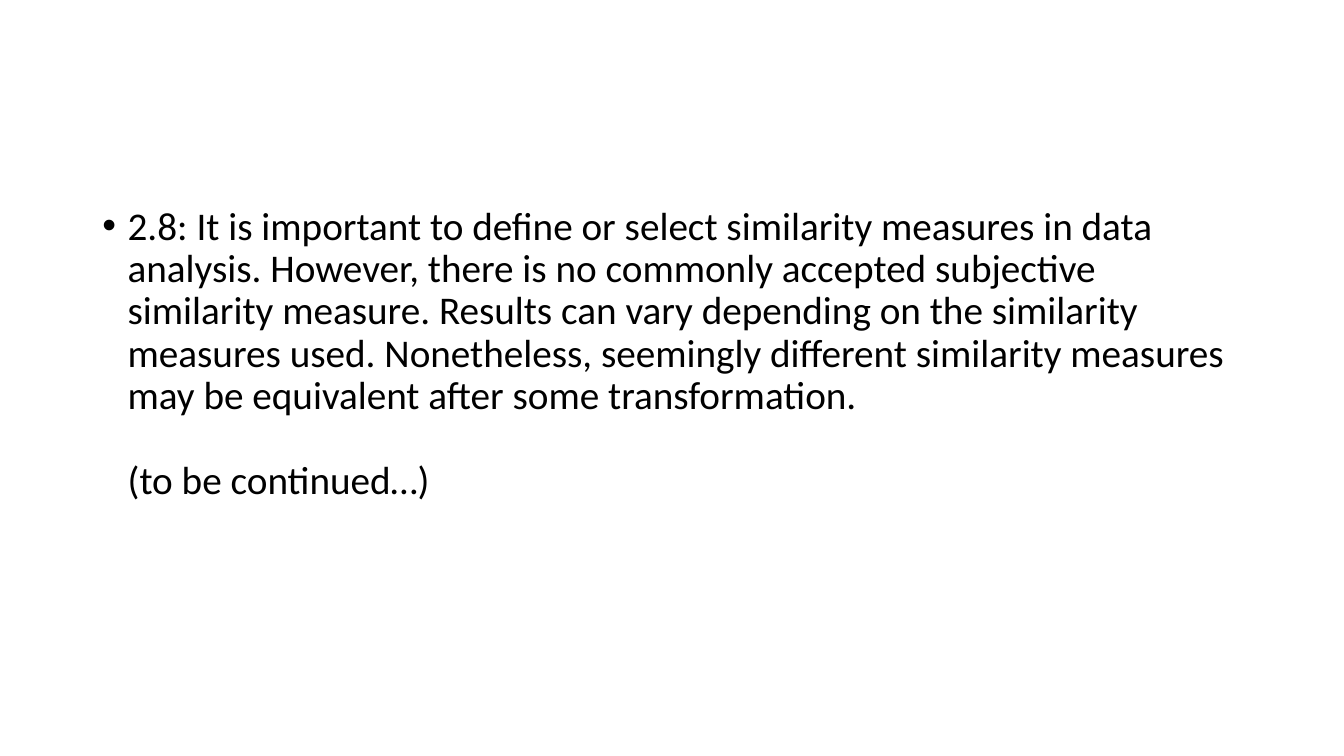
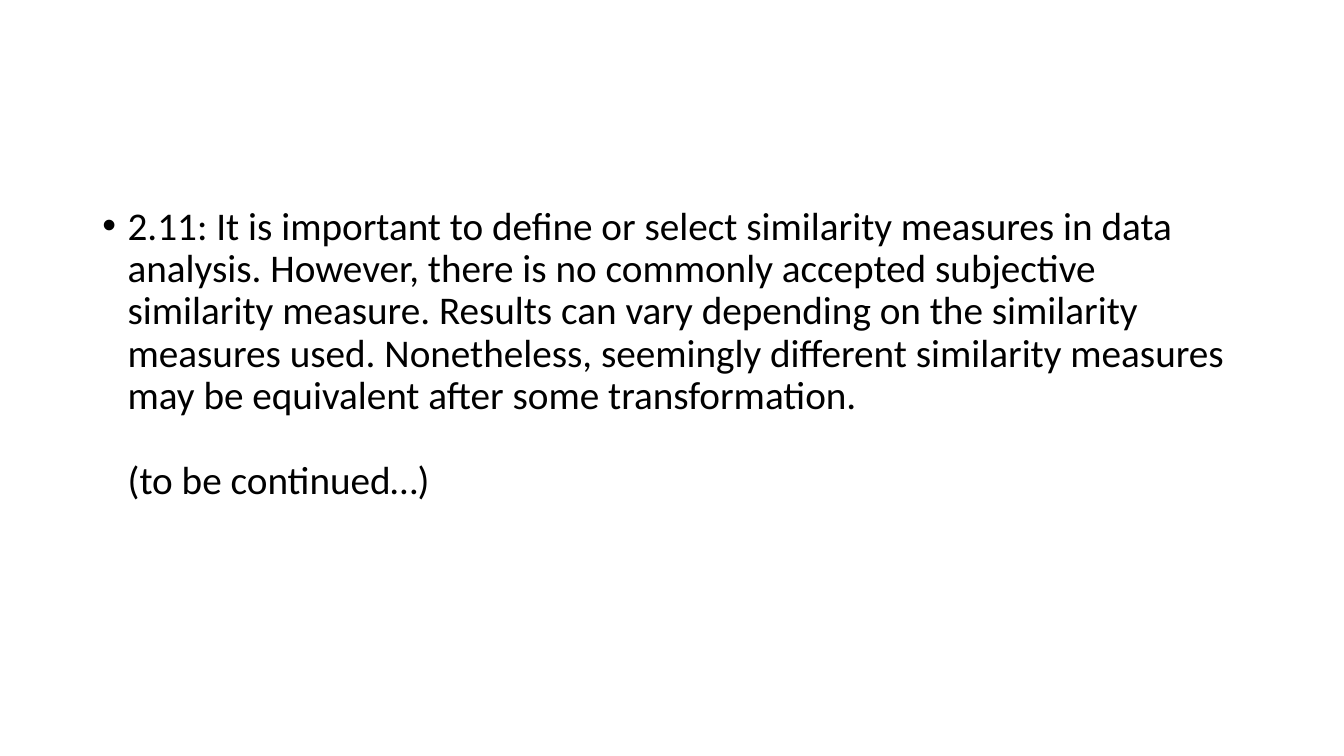
Before and after one commit to chriswjh/chriswjh.github.io, a slide deck: slide 4 of EDM/HW1.pptx. Drawn at 1344x756 pixels with LibreOffice and Linux fonts; fonts in the diff are those of the drawing. Boxes give left, top, right and bottom in pixels: in the first picture for what was removed or moved away, otherwise in the second. Text is boxed around its words. In the diff, an @@ line names an element or a change of style, - is before the commit and + after.

```diff
--- a/EDM/HW1.pptx
+++ b/EDM/HW1.pptx
@@ text at (x1=128, y1=212, x2=1223, y2=500): text changed @@
-• 2.8: It is important to define or select similarity measures in data analysis. However, there is no commonly accepted subjective similarity measure. Results can vary depending on the similarity measures used. Nonetheless, seemingly different similarity measures may be equivalent after some transformation.
-  (to be continued…)
+• 2.11: It is important to define or select similarity measures in data analysis. However, there is no commonly accepted subjective similarity measure. Results can vary depending on the similarity measures used. Nonetheless, seemingly different similarity measures may be equivalent after some transformation.
+  (to be continued…)
```
Also in this commit, not shown: 6 other slides changed, 4 other files.
